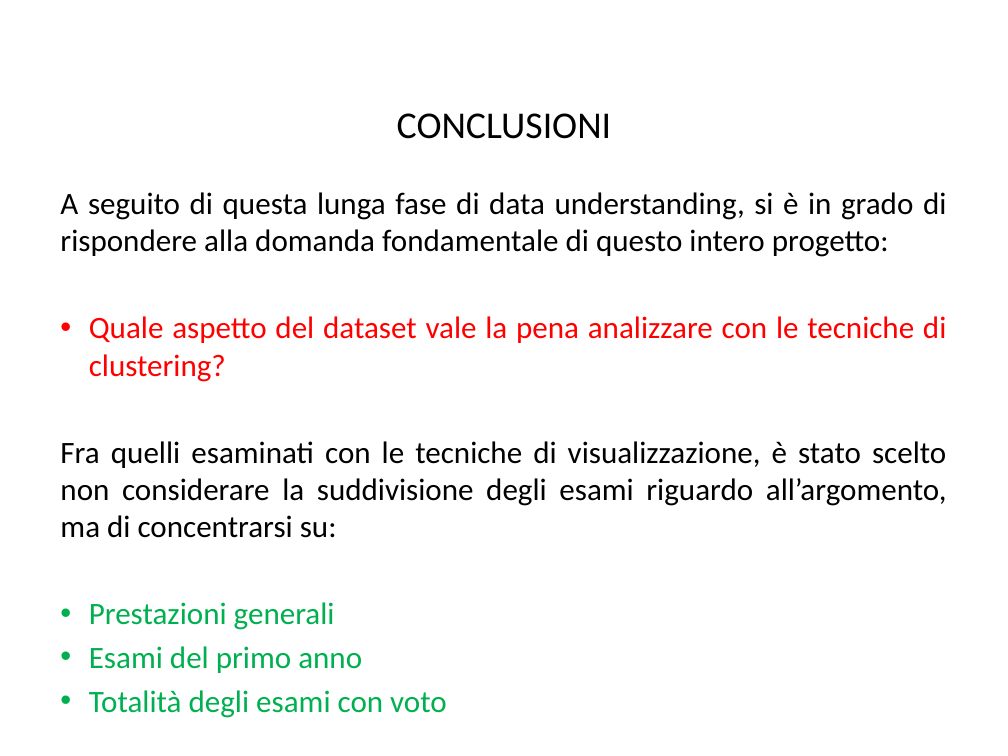
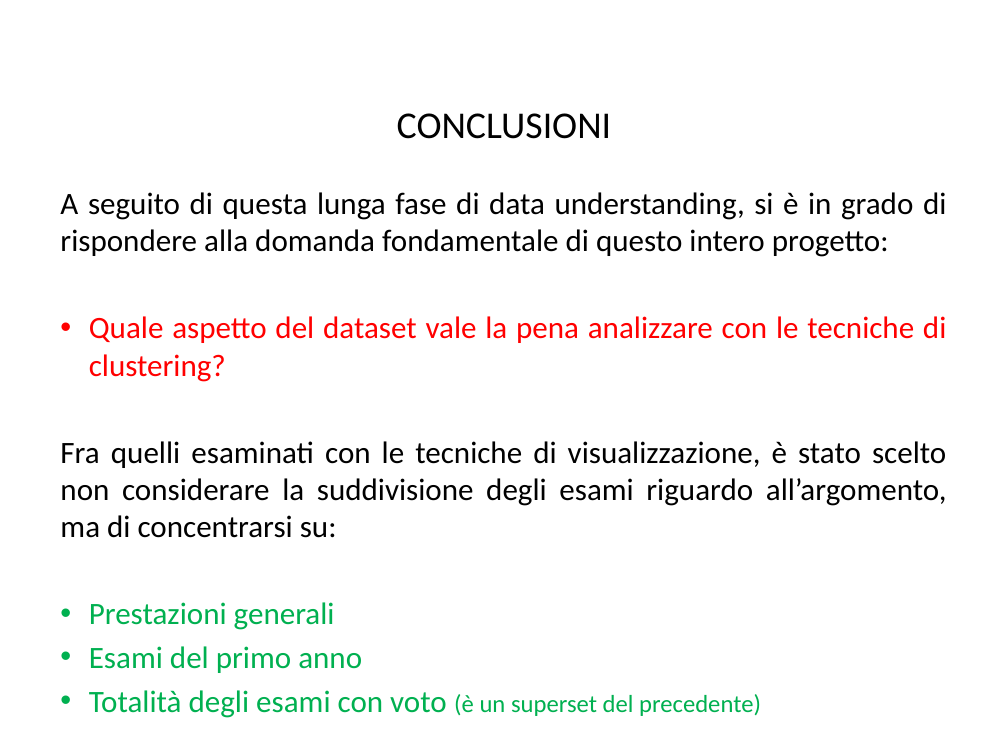
Before and after one commit to BlacknDecker/unifi, a slide deck: slide 30 of relazione.pptx. Drawn at 1008x756 pixels with LibreOffice and Linux fonts; fonts in the diff are those of the drawing; background and template pictures are left out. Boxes give left, top, right and bottom in pixels: in the first picture for what was removed or moved away, otherwise in the second. Text is boxed around its words. In the diff, an @@ line names an element or a change of style, - is before the commit and + after.

```diff
--- a/relazione.pptx
+++ b/relazione.pptx
@@ text at (x1=89, y1=690, x2=761, y2=718): text changed; size 22.2 to 17.6 pt @@
-• Totalità degli esami con voto
+• Totalità degli esami con voto (è un superset del precedente)
```
Also in this commit, not shown: 6 slides added, 1 slide removed, 8 other files.
